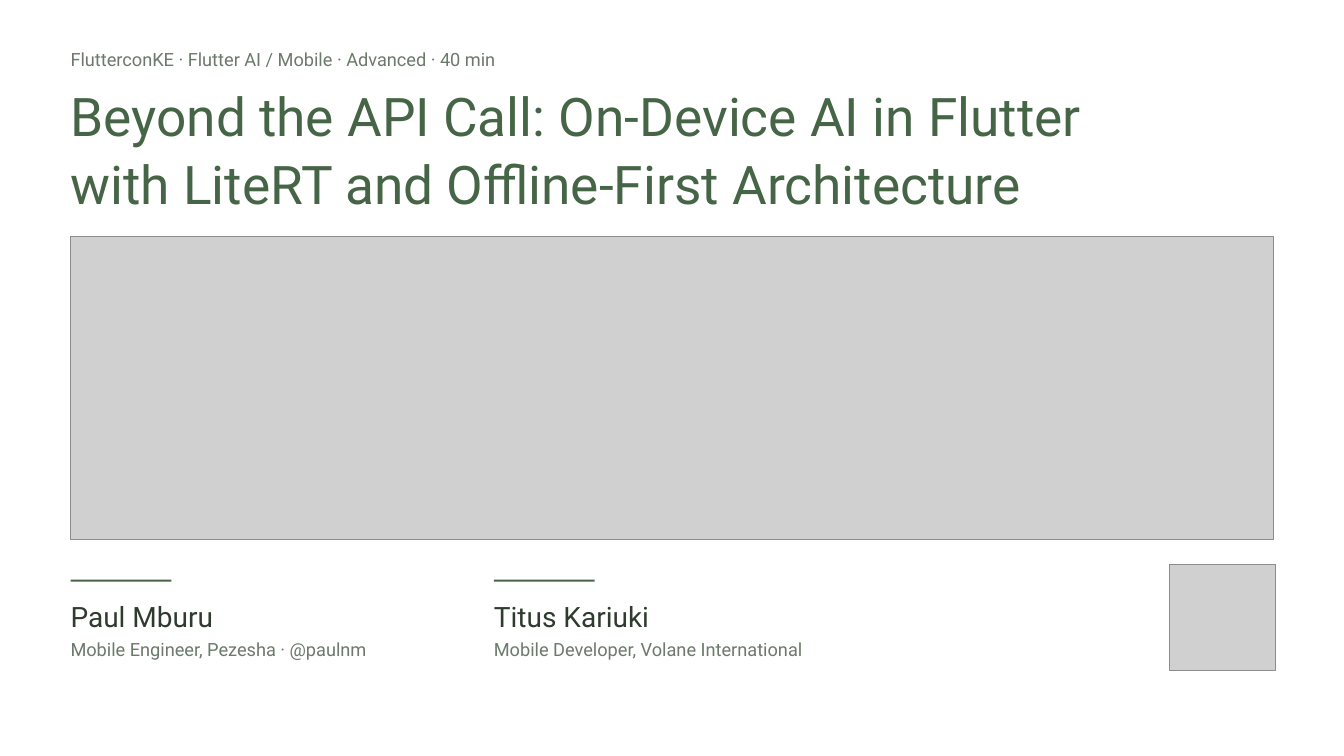
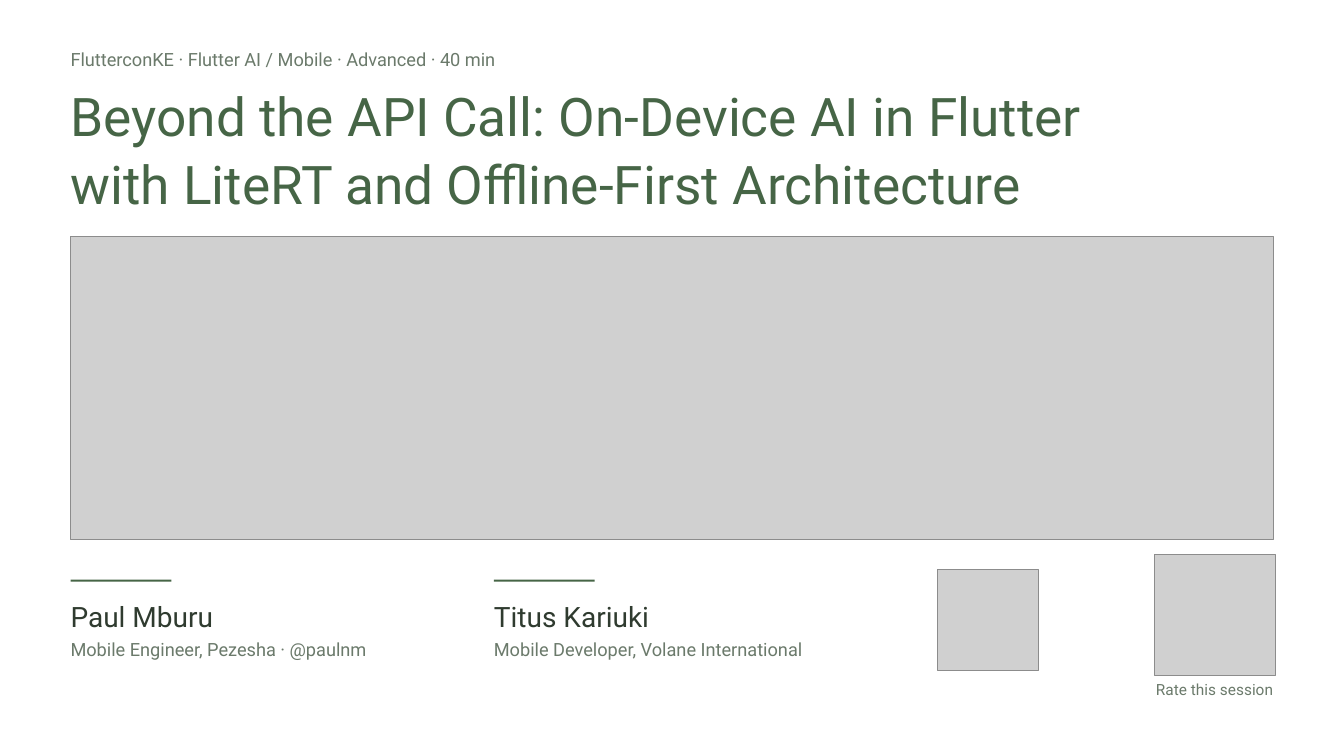
Before and after one commit to Paulmburu/ai-crop-disease-platform, a slide deck: slide 1 of docs/presentation/LeafCheck_FlutterconKE.pptx. Drawn at 1344x756 pixels with LibreOffice and Linux fonts; fonts in the diff are those of the drawing; grey boxes stand for pictures. Boxes give left, top, right and bottom in pixels: in the first picture for what was removed or moved away, otherwise in the second. Text is boxed around its words. In the diff, an @@ line names an element or a change of style, - is before the commit and + after.

```diff
--- a/docs/presentation/LeafCheck_FlutterconKE.pptx
+++ b/docs/presentation/LeafCheck_FlutterconKE.pptx
@@ picture added at (1154, 555, 1275, 676) @@
@@ picture: place and size @@
-picture at (1170, 565, 1275, 670)
+picture at (938, 570, 1038, 670)
@@ text added at (1156, 683, 1273, 695), 11 pt, text #6B7A6B @@
+Rate this session
```
Also in this commit, not shown: 17 other slides changed, 30 slides added, 7 slides removed, 12 other files.
